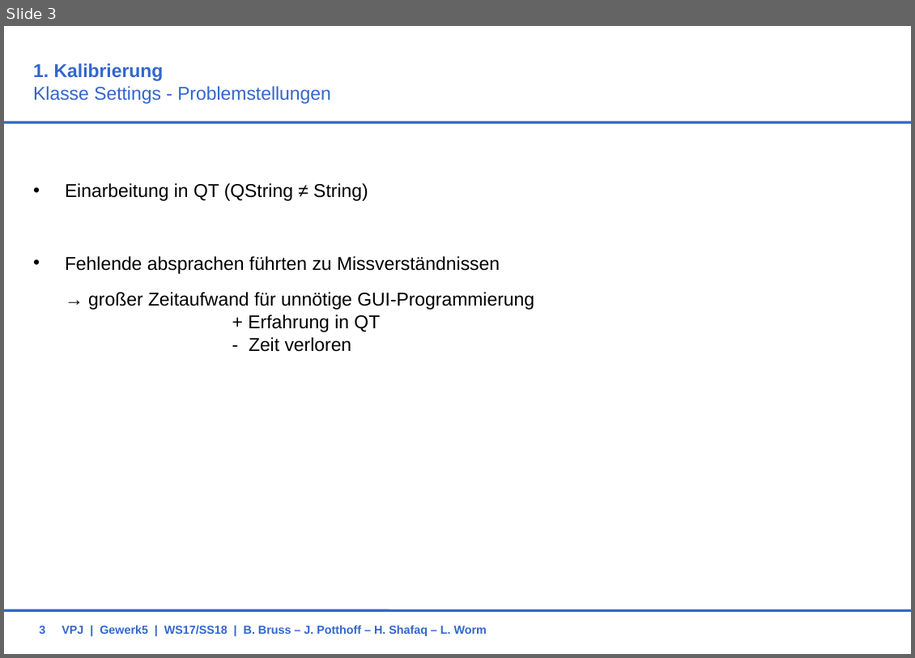
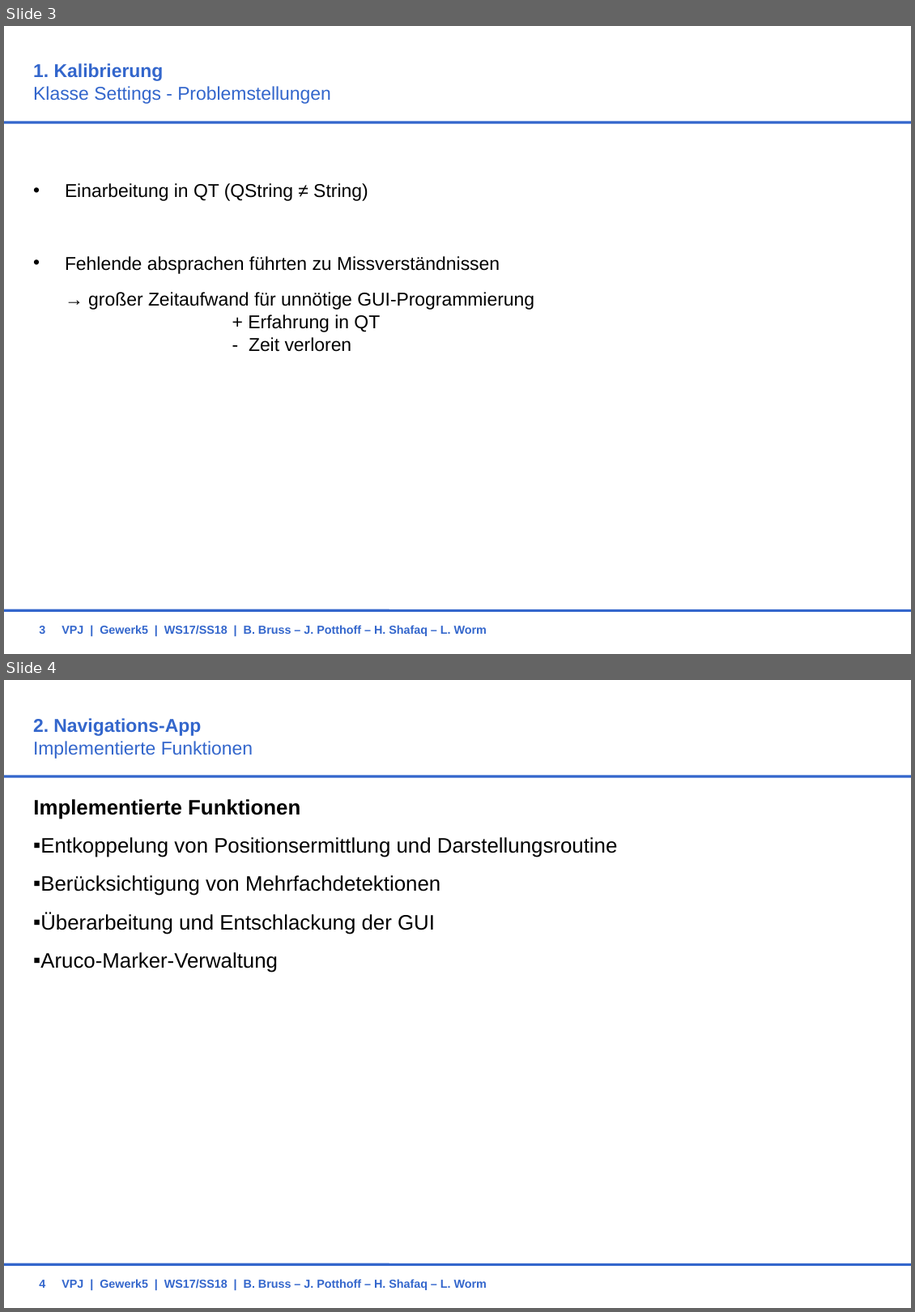
Before and after one commit to BBRUSS/VPJW17G5, a slide deck: 11_Orga/ZwischenPraesentation.ppt. Shown one above the other, each under a label of ours: slide 3 before the commit, slides 3 and 4 after it. The pictures are 915x658 and 915x1312 pixels, drawn with LibreOffice and Linux fonts; fonts in the diff are those of the drawing; background and template pictures are left out. Boxes give left, top, right and bottom in pixels: in the first picture for what was removed or moved away, otherwise in the second. Text is boxed around its words. In the diff, an @@ line names an element or a change of style, - is before the commit and + after.

Commit message:
Einfügen Folien Navigation

```diff
--- a/11_Orga/ZwischenPraesentation.ppt
+++ b/11_Orga/ZwischenPraesentation.ppt
@@ slide 4 added at (4,680,911,1308), background #FFFFFF; not listed: 2 template elements that a slide beside it also shows @@
@@ title added at (33,718,253,759), 16 pt, text #3366CC @@
+2. Navigations-App
+Implementierte Funktionen
@@ text added at (33,799,618,972), 18 pt, text #000000 @@
+  Implementierte Funktionen
+  ▪ Entkoppelung von Positionsermittlung und Darstellungsroutine
+  ▪ Berücksichtigung von Mehrfachdetektionen
+  ▪ Überarbeitung und Entschlackung der GUI
+  ▪ Aruco-Marker-Verwaltung
@@ page number added at (39,1279,45,1288), 10 pt, text #3366CC, bold @@
+4
@@ text added at (62,1279,487,1290), 10 pt, text #3366CC, bold @@
+VPJ | Gewerk5 | WS17/SS18 | B. Bruss – J. Potthoff – H. Shafaq – L. Worm
```
Also in this commit, not shown: 6 other slides added.
